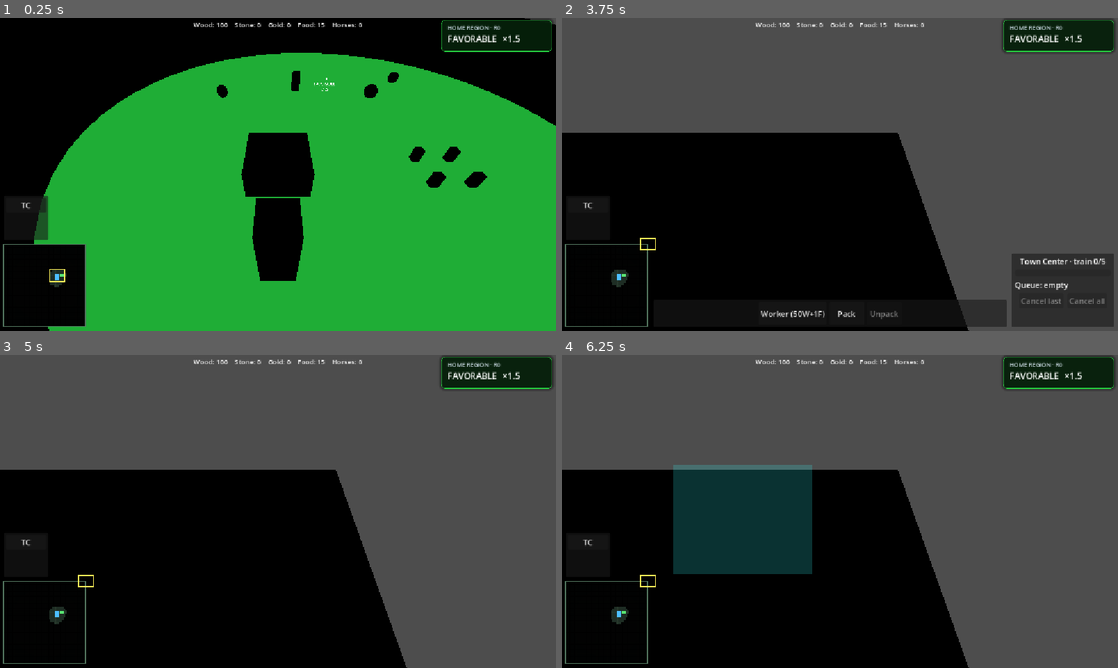
Above: before the commit, frames 1-4 (two rows, left to right).
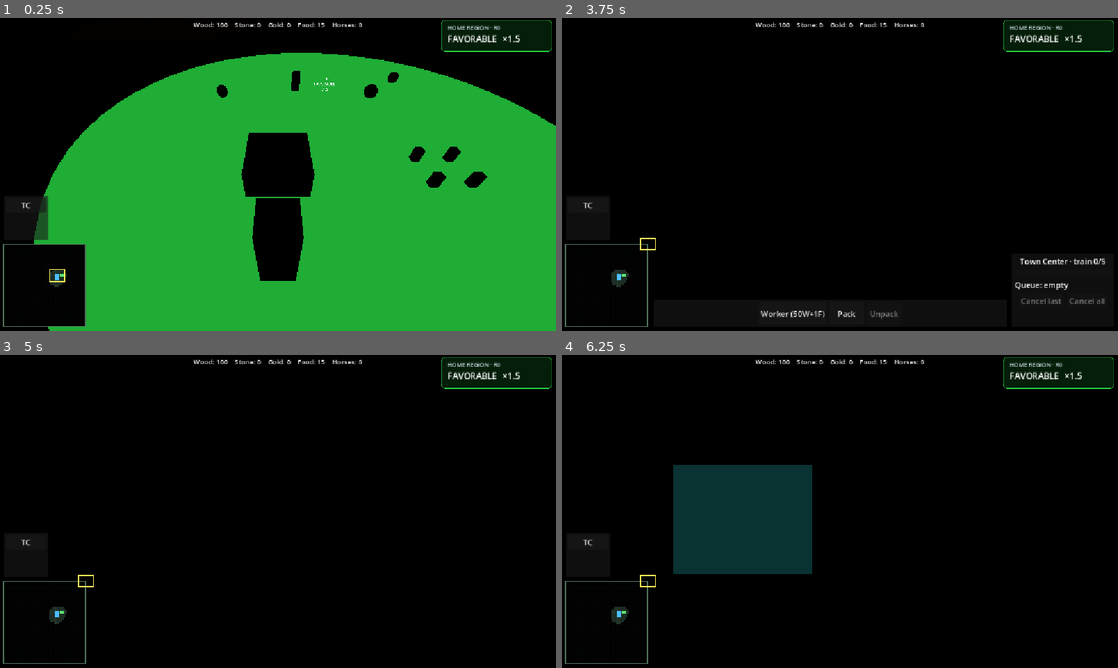
Above: after the commit, the same moments.

Repository: Ferrum-t/RTS-Game
Game: Godot game, scene res://Scenes/World/World.tscn
The game is run twice, just before and just after one commit, with the same random seed, the same clock (stepped at 60 frames per second) and the same inputs.
Inputs (mouse positions are in pixels of both pictures, inside the frame that each line leads up to):
- Up to frame 1 (0.25 s): no input
- Up to frame 2 (3.75 s): click "TC" at 0.5 s; click "Worker (50W+1F)" at 1.25 s; click "Pack" at 2 s; click "Cancel last" at 2.75 s; drag from (606, 284) to (895, 105) at 3.52 s
- Up to frame 3 (5 s): drag from (166, 527) to (250, 574) at 4.27 s
- Up to frame 4 (6.25 s): move the mouse to (895, 442) at 5.02 s; hold D (move_right) 5.03-5.75 s; tap P at 5.1 s; tap Enter at 5.75 s; drag from (812, 574) to (673, 464) at 5.77 s

The runs differ from the first frame. In frame 1, less than 0.1% of the frame differs, in the area x 94-100%, y 0-3%; in frame 2, 54%; in frame 3, 56%, in the area x 0-100%, y 0-100%; in frame 4, 56%.

Commit message:
M24 polish: darker explored, black void, fog plane past bounds

Diff:
--- a/Scripts/Systems/FogOverlay.gd
+++ b/Scripts/Systems/FogOverlay.gd
@@ -1,16 +1,21 @@
 extends MeshInstance3D
 
-## M20.2 — World fog plane driven by VisibilityMap (single source of truth).
+## M20.2 / M24 — World fog plane driven by VisibilityMap.
+## Plane slightly larger than playable bounds so camera edges stay black.
 
 const MAP_MIN := -95.0
 const MAP_MAX := 95.0
-const PLANE_Y := 0.12
+## Extra margin past map bounds (kills gray void strip at viewport edge).
+const PLANE_MARGIN := 24.0
+const PLANE_Y := 0.15
 
 
 func _ready() -> void:
-	var size := MAP_MAX - MAP_MIN
+	_ensure_black_background()
+
+	var extent := (MAP_MAX - MAP_MIN) + PLANE_MARGIN * 2.0
 	var plane := PlaneMesh.new()
-	plane.size = Vector2(size, size)
+	plane.size = Vector2(extent, extent)
 	mesh = plane
 	position = Vector3(0.0, PLANE_Y, 0.0)
 	cast_shadow = GeometryInstance3D.SHADOW_CASTING_SETTING_OFF
@@ -30,6 +35,19 @@
 		_apply_texture(vm)
 	else:
 		call_deferred("_try_bind_vm")
+
+
+func _ensure_black_background() -> void:
+	# Default Godot clear is gray — reads as a frame past the fog.
+	var w3d := get_viewport().world_3d
+	if w3d == null:
+		return
+	var env: Environment = w3d.environment
+	if env == null:
+		env = Environment.new()
+		w3d.environment = env
+	env.background_mode = Environment.BG_COLOR
+	env.background_color = Color(0.0, 0.0, 0.0, 1.0)
 
 
 func _try_bind_vm() -> void:
--- a/Shaders/fog_overlay.gdshader
+++ b/Shaders/fog_overlay.gdshader
@@ -1,18 +1,18 @@
 shader_type spatial;
 render_mode unshaded, cull_disabled, depth_draw_never, shadows_disabled;
 
-// M24 — Warcraft-ish FoW: solid black unexplored, dark explored, soft visible rim.
+// M24 polish — WC-like denser FoW (data grid unchanged).
 uniform sampler2D fog_tex : filter_linear, repeat_disable;
-// R: 0 unexplored, ~0.5 explored, 1 visible (hi-res soft)
-uniform float unexplored_alpha : hint_range(0.0, 1.0) = 1.0;
-uniform float explored_alpha : hint_range(0.0, 1.0) = 0.82;
+// R: 0 unexplored, ~0.5 explored, 1 visible
+uniform float unexplored_alpha : hint_range(0.0, 1.0) = 0.98;
+uniform float explored_alpha : hint_range(0.0, 1.0) = 0.78;
 uniform vec3 fog_color = vec3(0.0, 0.0, 0.0);
 
 void fragment() {
 	float v = texture(fog_tex, UV).r;
-	// Hard black for never-seen; strong dim for memory; clear only when fully visible.
-	float a = mix(unexplored_alpha, explored_alpha, smoothstep(0.02, 0.35, v));
-	a = mix(a, 0.0, smoothstep(0.62, 0.98, v));
+	// Solid black never-seen → dark dim memory → clear only when visible.
+	float a = mix(unexplored_alpha, explored_alpha, smoothstep(0.02, 0.38, v));
+	a = mix(a, 0.0, smoothstep(0.58, 0.96, v));
 	ALBEDO = fog_color;
 	ALPHA = clamp(a, 0.0, 1.0);
 }
